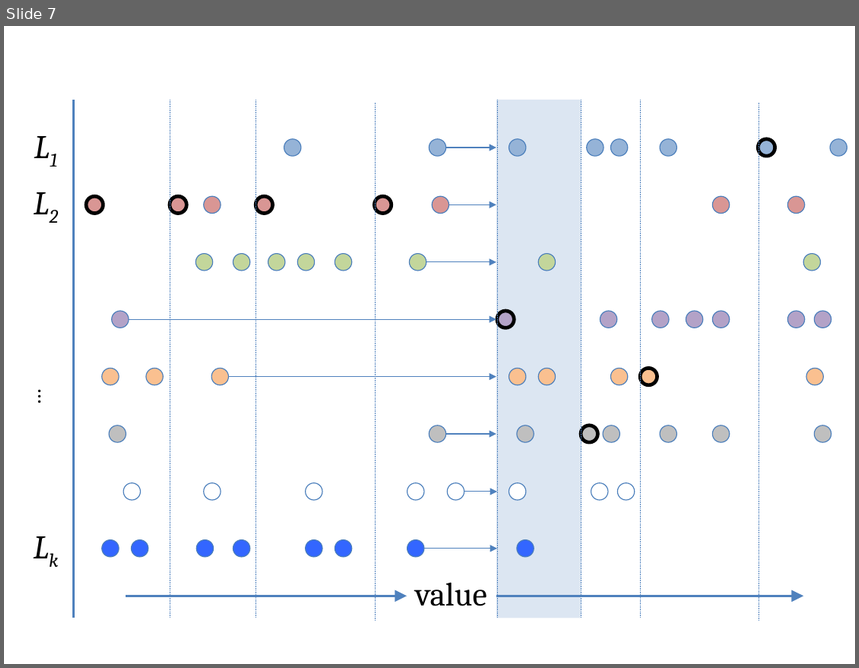
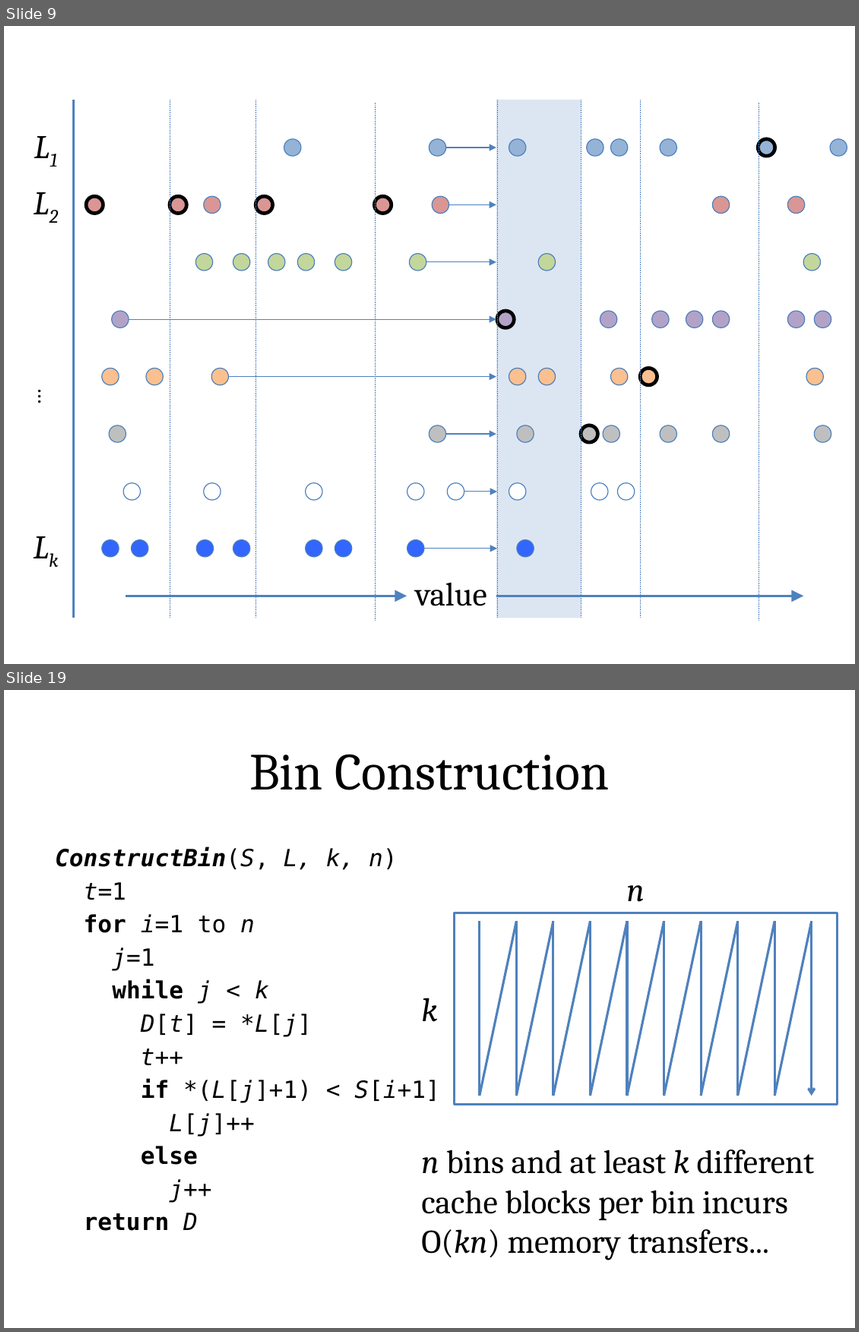
Before and after one commit to vineetgopal/fractals_paper, a slide deck: final_presentation.pptx. Shown one above the other, each under a label of ours: slide 7 before the commit, slides 9 and 19 after it; the slides between them are not shown. The pictures are 859x668 and 859x1332 pixels, drawn with LibreOffice and Linux fonts; fonts in the diff are those of the drawing. Boxes give left, top, right and bottom in pixels: in the first picture for what was removed or moved away, otherwise in the second. Text is boxed around its words. In the diff, an @@ line names an element or a change of style, - is before the commit and + after.

```diff
--- a/final_presentation.pptx
+++ b/final_presentation.pptx
@@ slide 19 added at bbox=[4, 690, 855, 1328], background #FFFFFF @@
@@ title added at bbox=[249, 754, 609, 790], 44 pt, text #000000 @@
+Bin Construction
@@ text added at bbox=[55, 847, 440, 1231], 20 pt, text #000000 @@
+ConstructBin(S, L, k, n)
+t=1
+for i=1 to n
+j=1
+while j < k
+D[t] = *L[j]
+t++
+if *(L[j]+1) < S[i+1]
+L[j]++
+else
+j++
+return D
@@ text added at bbox=[627, 885, 645, 902], 28 pt, text #000000, italic @@
+n
@@ rectangle added at bbox=[454, 913, 837, 1104], outline #4F81BD 2 pt @@
@@ line added from (480, 1096) to (516, 922), #4F81BD 2 pt @@
@@ line added from (516, 1096) to (553, 922), #4F81BD 2 pt @@
@@ line added from (553, 1096) to (591, 922), #4F81BD 2 pt @@
@@ line added from (591, 1096) to (627, 922), #4F81BD 2 pt @@
@@ line added from (627, 1096) to (664, 922), #4F81BD 2 pt @@
@@ line added from (664, 1096) to (701, 922), #4F81BD 2 pt @@
@@ line added from (701, 1096) to (737, 922), #4F81BD 2 pt @@
@@ line added from (737, 1096) to (775, 922), #4F81BD 2 pt @@
@@ line added from (775, 1096) to (812, 922), #4F81BD 2 pt @@
@@ group added at bbox=[480, 922, 812, 1096]: 9 lines, 1 arrow @@
@@ text added at bbox=[421, 998, 437, 1022], 28 pt, text #000000, italic @@
+k
@@ text added at bbox=[421, 1150, 815, 1261], 28 pt, text #000000 @@
+n bins and at least k different cache blocks per bin incurs
+O(kn) memory transfers...
@@ what was slide 7 is now slide 9 @@
```
Also in this commit, not shown: 10 slides changed, 7 other slides added, 1 other file.
